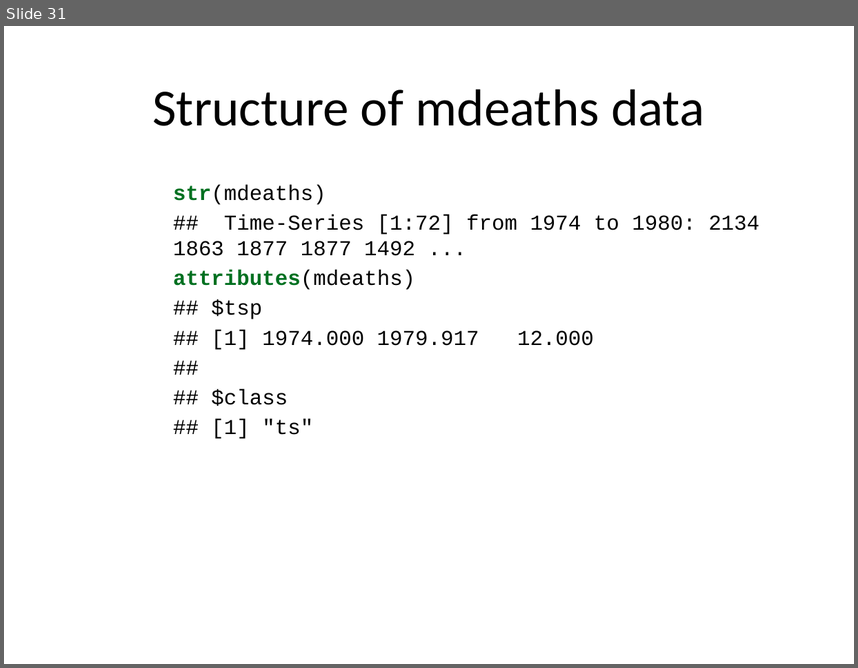
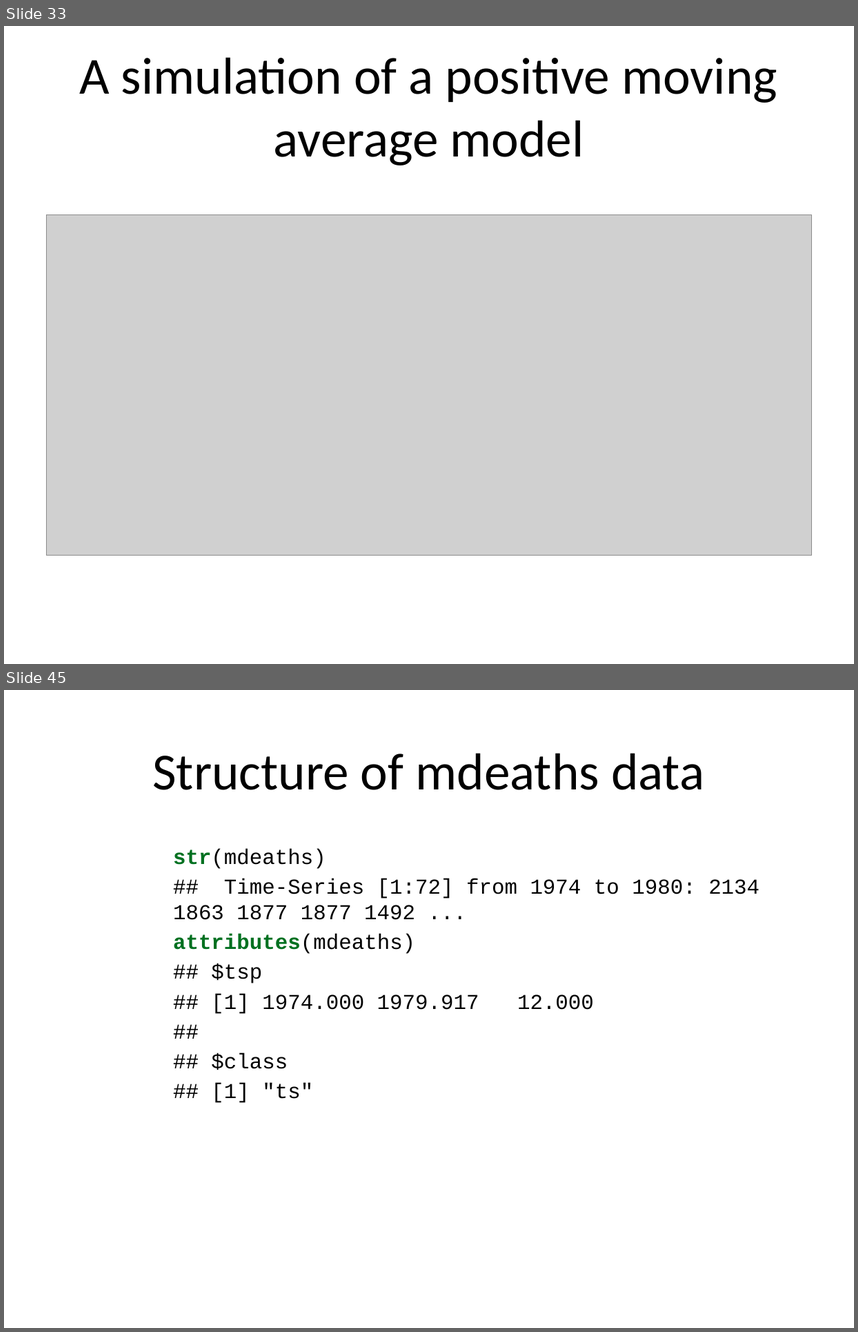
Before and after one commit to pmean/basic-time-series, a slide deck: src/basics.pptx. Shown one above the other, each under a label of ours: slide 31 before the commit, slides 33 and 45 after it; the slides between them are not shown. The pictures are 858x668 and 858x1332 pixels, drawn with LibreOffice and Linux fonts; fonts in the diff are those of the drawing; grey boxes stand for pictures. Boxes give left, top, right and bottom in pixels: in the first picture for what was removed or moved away, otherwise in the second. Text is boxed around its words. In the diff, an @@ line names an element or a change of style, - is before the commit and + after.

```diff
--- a/src/basics.pptx
+++ b/src/basics.pptx
@@ slide 33 added at (x1=4, y1=26, x2=854, y2=664), background #FFFFFF @@
@@ title added at (x1=79, y1=57, x2=777, y2=165), 44 pt, text #000000 @@
+A simulation of a positive moving average model
@@ picture added at (x1=47, y1=215, x2=811, y2=555) @@
@@ what was slide 31 is now slide 45 @@
```
Also in this commit, not shown: 21 slides changed, 32 other slides added, 9 slides removed, 1 other file.
